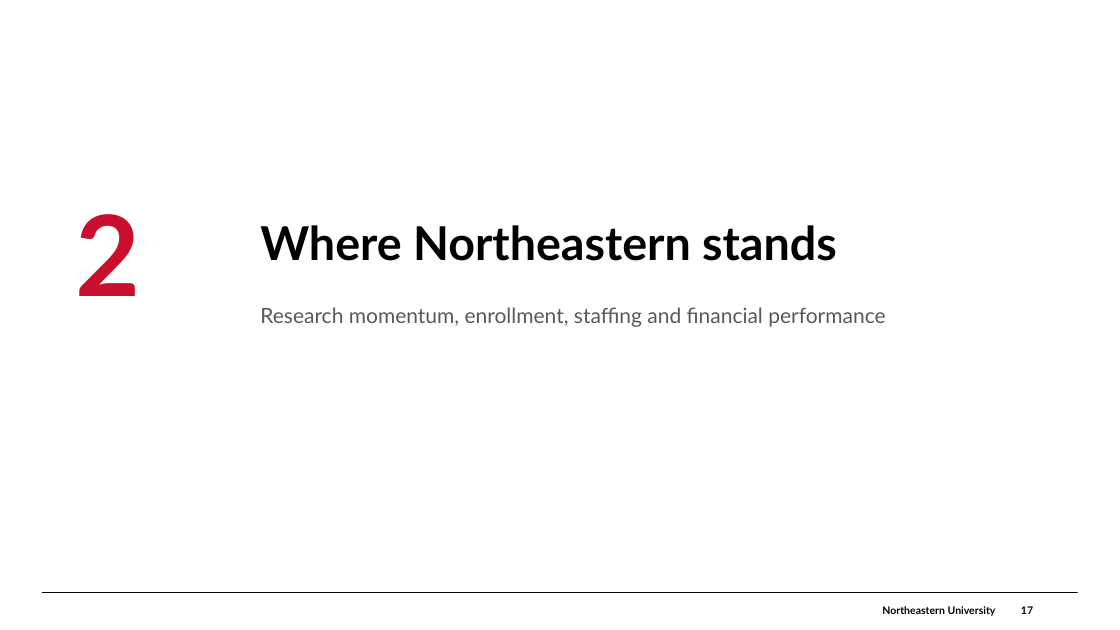
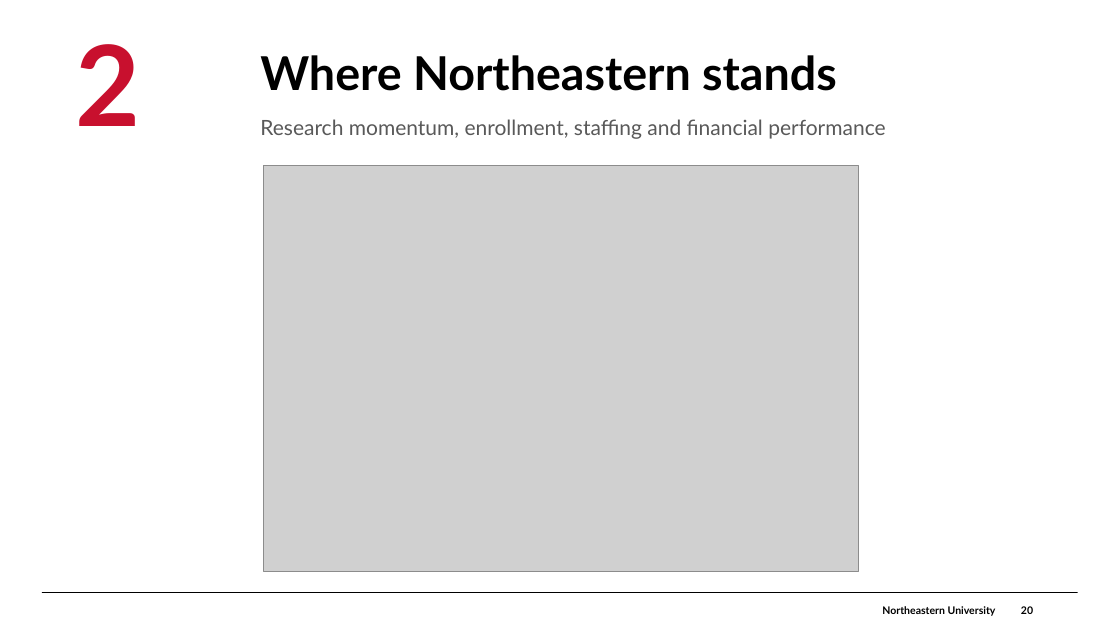
Before and after one commit to brettcsweet/Tonys-repo, a slide deck: slide 20 of GC_Financial_Update_2026-09-30.pptx (slide 17 before the commit). Drawn at 1120x630 pixels with LibreOffice and Linux fonts; fonts in the diff are those of the drawing; grey boxes stand for pictures; background and template pictures are left out. Boxes give left, top, right and bottom in pixels: in the first picture for what was removed or moved away, otherwise in the second. Text is boxed around its words. In the diff, an @@ line names an element or a change of style, - is before the commit and + after.

```diff
--- a/GC_Financial_Update_2026-09-30.pptx
+++ b/GC_Financial_Update_2026-09-30.pptx
@@ text "2": place and size @@
-text "2" at (76,214,141,296)
+text "2" at (76,44,141,126)
@@ text "Where Northeastern stands": place and size @@
-text "Where Northeastern stands" at (260,225,837,261)
+text "Where Northeastern stands" at (260,55,837,91)
@@ text "Research momentum, enrollment, staffing and ...": place and size @@
-text "Research momentum, enrollment, staffing and ..." at (260,307,885,327)
+text "Research momentum, enrollment, staffing and ..." at (260,119,885,139)
@@ picture added at (264,166,859,571) @@
@@ page number at (1021,606,1033,614): text changed @@
-17
+20
```
Also in this commit, not shown: 9 other slides changed, 5 slides added, 1 slide removed.
